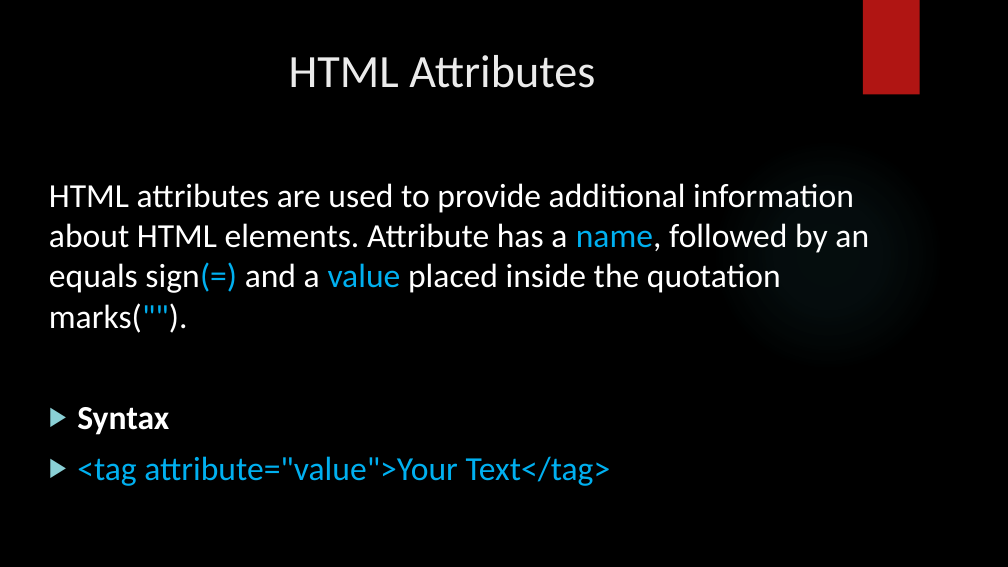
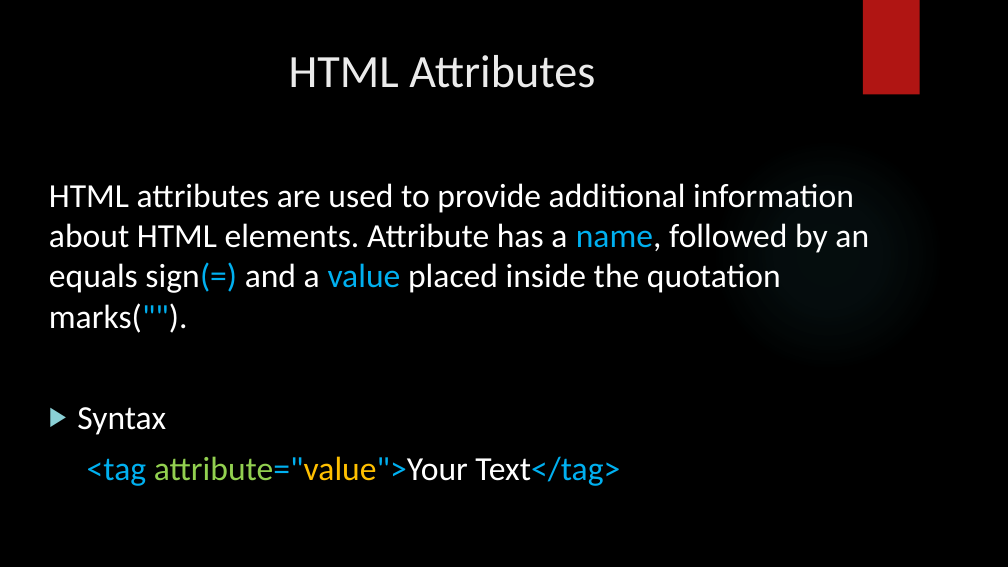
Before and after one commit to Code-Preach/Lectures, a slide deck: slide 8 of HTML/HTML.pptx. Drawn at 1008x567 pixels with LibreOffice and Linux fonts; fonts in the diff are those of the drawing; background and template pictures are left out. Boxes give left, top, right and bottom in pixels: in the first picture for what was removed or moved away, otherwise in the second. Text is boxed around its words. In the diff, an @@ line names an element or a change of style, - is before the commit and + after.

```diff
--- a/HTML/HTML.pptx
+++ b/HTML/HTML.pptx
@@ text at [77,407,620,486]: bold off in "Syntax"; text colour #00B0F0 to #92D050, text colour #00B0F0 to #FFC000 in "attribute="value">Your"; text colour #00B0F0 to #FFFFFF in "attribute="value">Your Text</tag>"; bullet ▶ to none @@
```
Also in this commit, not shown: 3 other slides changed, 2 slides added, 2 slides removed, 18 other files.
